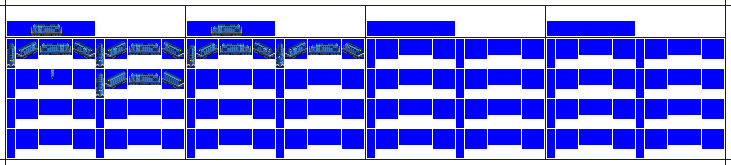
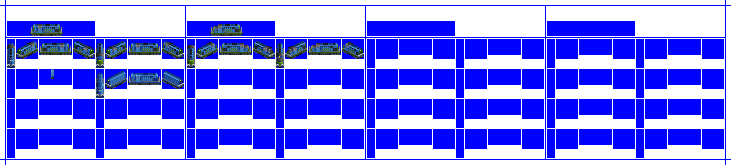
Layer changes from the first 731×165 image to the second:
renamed "Black copy" to "CC1 copy", showed it, painted on it over [7, 24, 363, 65]
painted on "CC1" over [22, 28, 358, 52]
